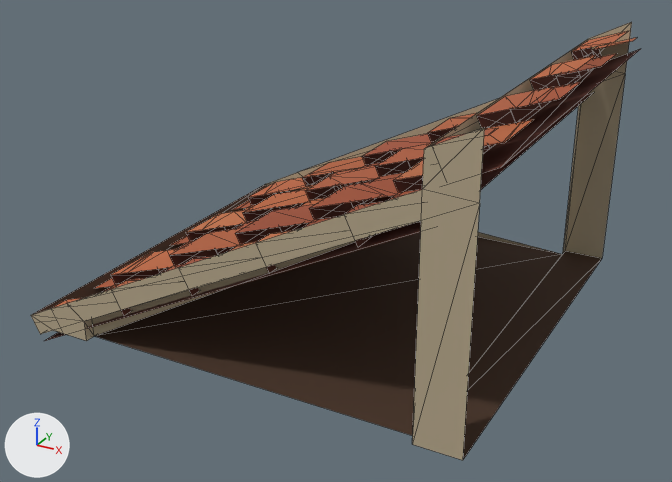
The glTF model houses/roof-tile.glb as it was, and as the next commit left it.
Both versions are drawn from a camera (50 mm lens) standing at (0.969, -1.829, 1.044) and looking at (-0.004, -0.06, 0.159). The axes (+X, +Y, +Z) are drawn at lower left. The lights are the same throughout. The older version comes first. Mesh edges are drawn as thin lines. Vertices at exactly the same position are counted once.

Objects in the first picture: 'roof-tile'.
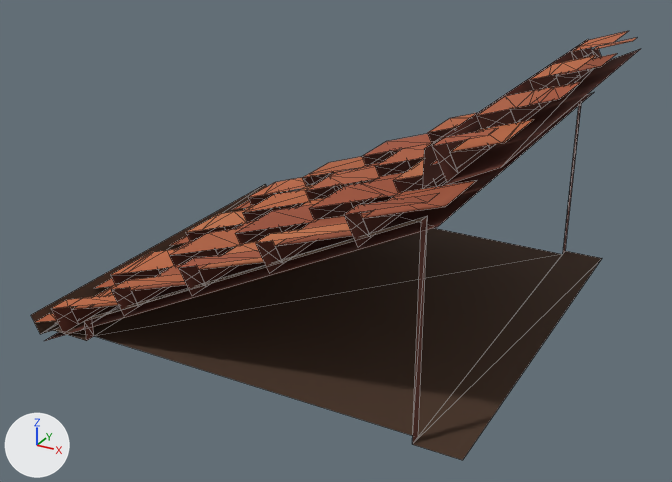
Where the change shows, as pixel boxes (x1, y1, x2, y2) in the pictures (672 x 482 px):
'roof-tile', reshaped: before (31, 22, 640, 460); after (31, 31, 640, 460)
part 1 of me_roof_tile, deleted (brown): before (31, 127, 485, 460)
part 2 of me_roof_tile, deleted: before (266, 22, 632, 258)
part 3 of me_roof_tile, recoloured: before (84, 39, 588, 341); after (84, 39, 588, 444)

The change, as a list of edits to the scene's bpy script:
```text
Change me_roof_tile:
    used by ob_roof_tile; location = (0.0, 0.0, 0.0)
    verts and faces of me_roof_tile; kept vertices keep their numbers, new ones are numbered from 440
    before: 0 (-0.4, -0.5, 0.05) at pixel (83, 321), 1 (-0.5, -0.5, 0.0) at pixel (53, 330), 2 (-0.4, -0.5, 0.0) at pixel (86, 340), 14 (0.5, -0.5, 0.5) at pixel (479, 203), 15 (0.4, -0.5, 0.0) at pixel (412, 444)
    before: 16 (0.5, -0.5, 0.0) at pixel (462, 460), 17 (0.4, -0.5, 0.45) at pixel (421, 220), 18 (-0.4, -0.475, 0.0) at pixel (94, 336), 19 (-0.4, -0.475, 0.05), 20 (0.4, -0.475, 0.45)
    before: 22 (-0.567, -0.5, 0.022) at pixel (30, 315), 23 (-0.545, -0.5, -0.022) at pixel (40, 334), 24 (-0.446, -0.5, 0.083) at pixel (66, 303), 25 (0.4, -0.5, 0.506) at pixel (422, 189), 26 (0.5, -0.5, 0.626) at pixel (484, 127)
    before: 27 (0.4, -0.5, 0.576) at pixel (424, 148)
    before: 3 (-0.4, 0.5, 0.05), 4 (-0.4, 0.5, 0.0), 5 (-0.5, 0.5, 0.0), 6 (0.4, 0.5, 0.0) at pixel (565, 250), 7 (0.5, 0.5, 0.5) at pixel (625, 73)
    before: 8 (0.5, 0.5, 0.0) at pixel (602, 258), 9 (0.4, 0.5, 0.45), 10 (-0.4, 0.475, 0.05), 11 (-0.4, 0.475, 0.0), 12 (0.4, 0.475, 0.0) at pixel (562, 254)
    before: 28 (-0.567, 0.5, 0.022) at pixel (265, 184), 29 (-0.545, 0.5, -0.022), 258 (0.4, 0.5, 0.506), 259 (0.4, 0.5, 0.576) at pixel (588, 38), 354 (-0.446, 0.5, 0.083) at pixel (297, 172)
    before: 355 (0.5, 0.5, 0.626) at pixel (631, 21)
    remove me_roof_tile.from_pydata(...)  # 440 vertices, 362 faces; spans x -0.567..0.53, y -0.5..0.5, z -0.038..0.626
    add me_roof_tile.from_pydata(...)  # 434 vertices, 338 faces; spans x -0.567..0.53, y -0.5..0.5, z -0.038..0.613
    me_roof_tile part 1
    add delete_vertices([14, 24, 26])  # with the faces that use them
    add delete_faces([(0, 1, 2), (18, 20, 19), (1, 22, 23), (0, 22, 1)])
    me_roof_tile part 2
    add delete_vertices([7, 354, 355])  # with the faces that use them
    add delete_faces([(3, 4, 5), (10, 12, 11), (5, 29, 28), (3, 5, 28)])
    me_roof_tile part 3: 10 kept faces spanning x -0.4..0.4, y -0.5..0.5, z 0.0..0.576 get new vertex colours; the middle colour goes from beige #b6a78b to brown #5a2616
```
